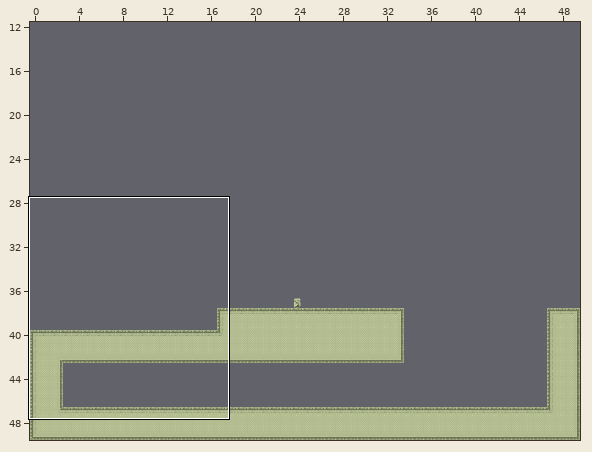
Two versions of a level (Tiled map, SuperLemonadeFactory1989/SuperLemonadeFactory1989/Lemonade/levels/slf2/sydney/sydney_level1.tmx). The picture above shows the old version from afar; the outline marks the close-up.
Close-up. Earlier state:
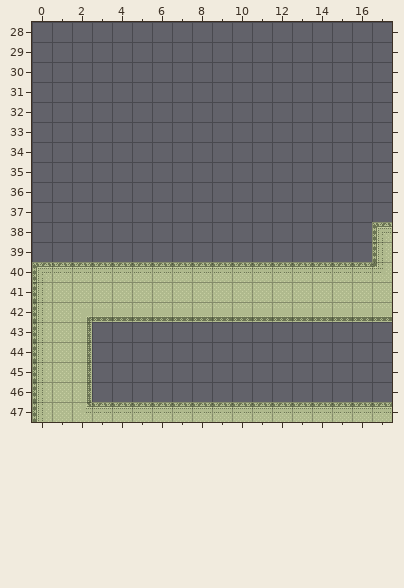
Cells are 20x20 px. Shown: x 0..17, y 28..47. The commit also changed other parts of the map, which this record leaves out.
And afterwards:
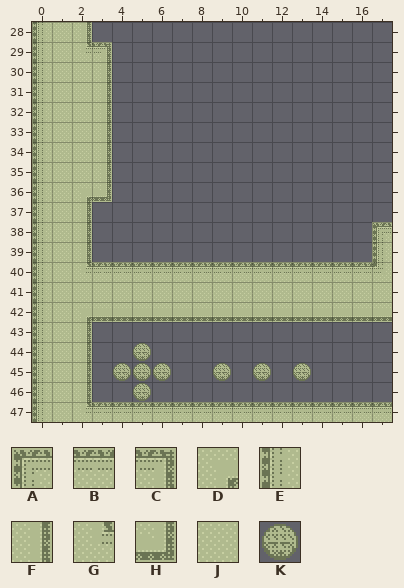
Key: from "tiles_sydney": A 8, B 9, C 14, D 15, E 28, F 34, G 35, H 134, J 194, K 389.
_ is an empty cell.
What changed:
{"where": "layer \"bg\""}
{"y":28,"x":0,"old":"___","new":"EJF"}
{"y":29,"x":0,"old":"____","new":"EJGC"}
{"y":30,"x":0,"old":"____","new":"EJJF"}
{"y":31,"x":0,"old":"____","new":"EJJF"}
{"y":32,"x":0,"old":"____","new":"EJJF"}
{"y":33,"x":0,"old":"____","new":"EJJF"}
{"y":34,"x":0,"old":"____","new":"EJJF"}
{"y":35,"x":0,"old":"____","new":"EJJF"}
{"y":36,"x":0,"old":"____","new":"EJDH"}
{"y":37,"x":0,"old":"___","new":"EJF"}
{"y":38,"x":0,"old":"___","new":"EJF"}
{"y":39,"x":0,"old":"___","new":"EJF"}
{"y":40,"x":0,"old":"ABB","new":"EJG"}
{"y":44,"x":5,"old":"_","new":"K"}
{"y":45,"x":4,"old":"___","new":"KKK"}
{"y":45,"x":9,"old":"_","new":"K"}
{"y":45,"x":11,"old":"_","new":"K"}
{"y":45,"x":13,"old":"_","new":"K"}
{"y":46,"x":5,"old":"_","new":"K"}
{"label":"changed","picture_box":[32,22,112,282]}
{"label":"added","picture_box":[113,343,171,401]}
{"label":"added","picture_box":[213,363,231,381]}
{"label":"added","picture_box":[253,363,271,381]}
{"label":"added","picture_box":[293,363,311,381]}
